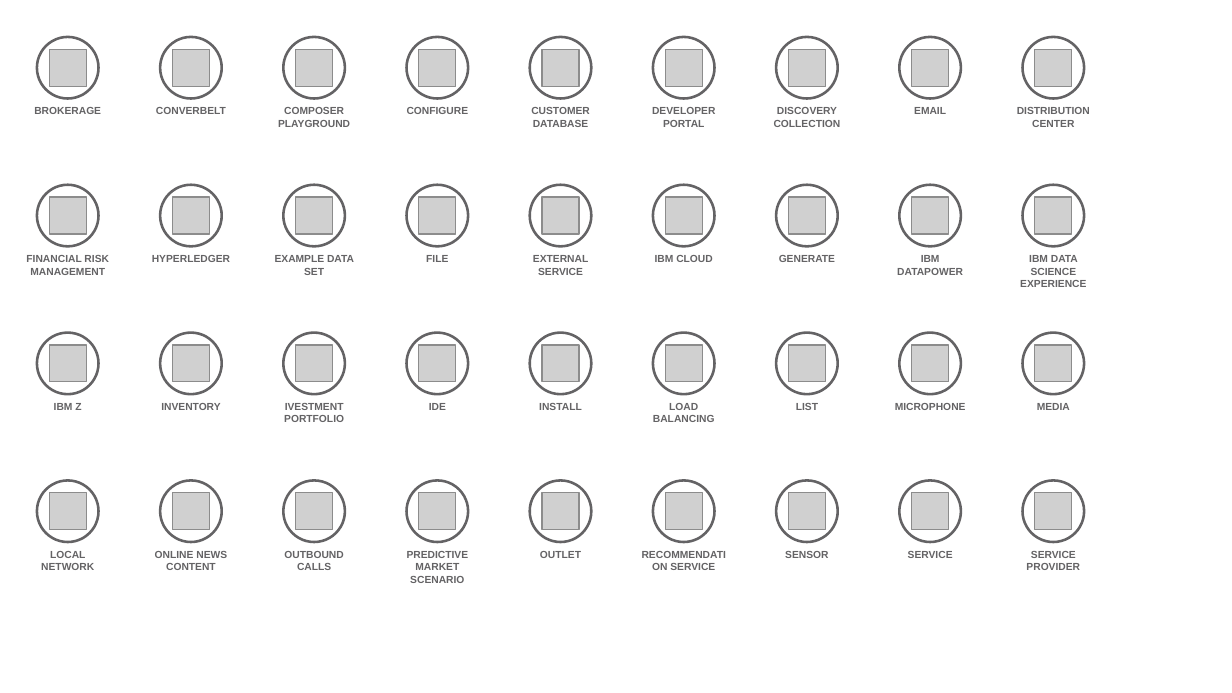
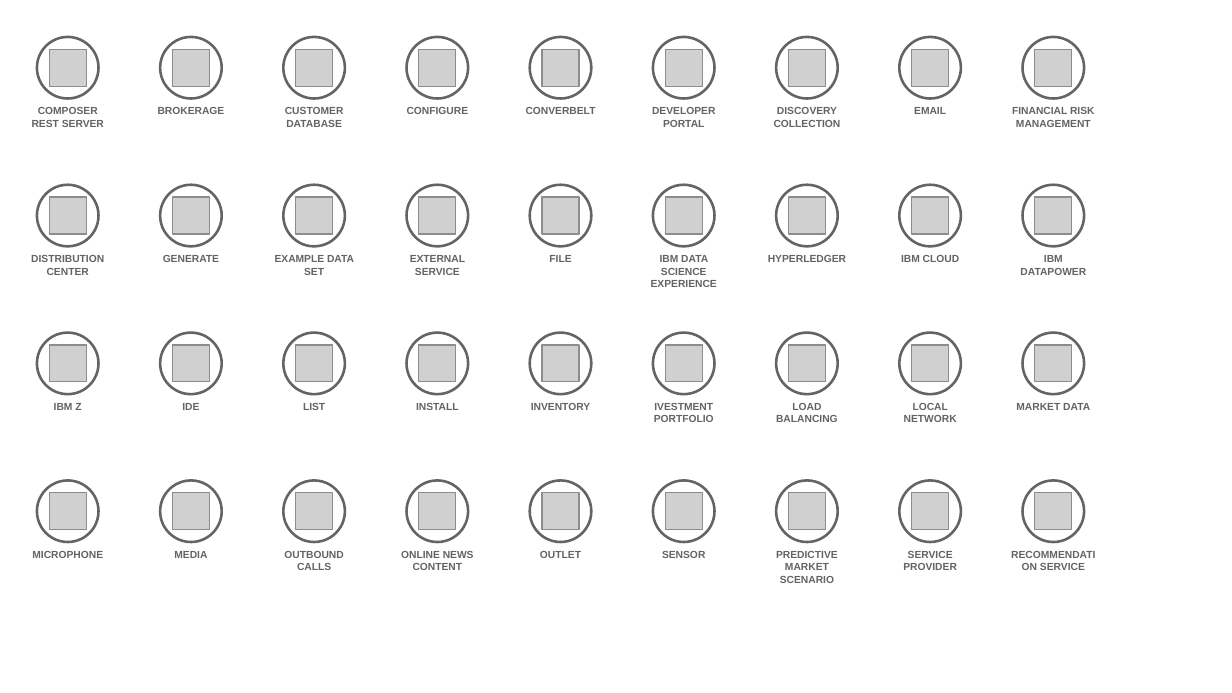
Before and after one commit to l2fprod/myarchitecture, a slide deck: slide 9 of mycatalog-architecture-diagram-template.pptx. Drawn at 1232x693 pixels with LibreOffice and Linux fonts; fonts in the diff are those of the drawing; grey boxes stand for pictures. Boxes give left, top, right and bottom in pixels: in the first picture for what was removed or moved away, otherwise in the second. Text is boxed around its words. In the diff, an @@ line names an element or a change of style, - is before the commit and + after.

```diff
--- a/mycatalog-architecture-diagram-template.pptx
+++ b/mycatalog-architecture-diagram-template.pptx
@@ text added at (32, 107, 104, 127), 6 pt, text #646365, bold @@
+COMPOSER REST SERVER
@@ text removed at (156, 107, 226, 114) @@
-CONVERBELT
@@ text at (285, 107, 344, 127): text changed @@
-COMPOSER PLAYGROUND
+CUSTOMER DATABASE
@@ text at (526, 107, 596, 114): text changed @@
-CUSTOMER DATABASE
+CONVERBELT
@@ text at (1012, 107, 1095, 127): text changed @@
-DISTRIBUTION CENTER
+FINANCIAL RISK MANAGEMENT
@@ text at (31, 255, 104, 275): text changed @@
-FINANCIAL RISK MANAGEMENT
+DISTRIBUTION CENTER
@@ text at (163, 255, 219, 262): text changed @@
-HYPERLEDGER
+GENERATE
@@ text at (651, 255, 717, 287): text changed @@
-IBM CLOUD
+IBM DATA SCIENCE EXPERIENCE
@@ text at (768, 255, 846, 262): text changed @@
-GENERATE
+HYPERLEDGER
@@ text at (901, 255, 960, 262): text changed @@
-IBM DATAPOWER
+IBM CLOUD
@@ text at (1020, 255, 1086, 275): text changed @@
-IBM DATA SCIENCE EXPERIENCE
+IBM DATAPOWER
@@ text at (182, 403, 199, 410): text changed @@
-INVENTORY
+IDE
@@ text at (303, 403, 325, 410): text changed @@
-IVESTMENT PORTFOLIO
+LIST
@@ text removed at (429, 403, 446, 410) @@
-IDE
@@ text added at (531, 403, 590, 410), 6 pt, text #646365, bold @@
+INVENTORY
@@ text added at (654, 403, 714, 422), 6 pt, text #646365, bold @@
+IVESTMENT PORTFOLIO
@@ 3 texts: place and size @@
-3 texts at (34, 107, 715, 422)
+3 texts at (158, 107, 838, 422)
@@ text removed at (796, 403, 818, 410) @@
-LIST
@@ text at (904, 403, 957, 422): text changed @@
-MICROPHONE
+LOCAL NETWORK
@@ text at (1016, 403, 1090, 410): text changed @@
-MEDIA
+MARKET DATA
@@ text at (32, 551, 103, 558): text changed @@
-LOCAL NETWORK
+MICROPHONE
@@ text at (174, 551, 207, 558): text changed @@
-ONLINE NEWS CONTENT
+MEDIA
@@ text at (401, 551, 474, 570): text changed @@
-PREDICTIVE MARKET SCENARIO
+ONLINE NEWS CONTENT
@@ 3 texts: place and size @@
-3 texts at (533, 255, 828, 558)
+3 texts at (410, 255, 705, 558)
@@ text removed at (670, 563, 715, 570) @@
-RECOMMENDATION SERVICE
@@ text added at (776, 551, 838, 583), 6 pt, text #646365, bold @@
+PREDICTIVE MARKET SCENARIO
@@ text at (903, 551, 957, 570): text changed @@
-SERVICE
+SERVICE PROVIDER
@@ text at (1040, 563, 1085, 570): text changed @@
-SERVICE PROVIDER
+RECOMMENDATION SERVICE
```
Also in this commit, not shown: 4 other slides changed.
